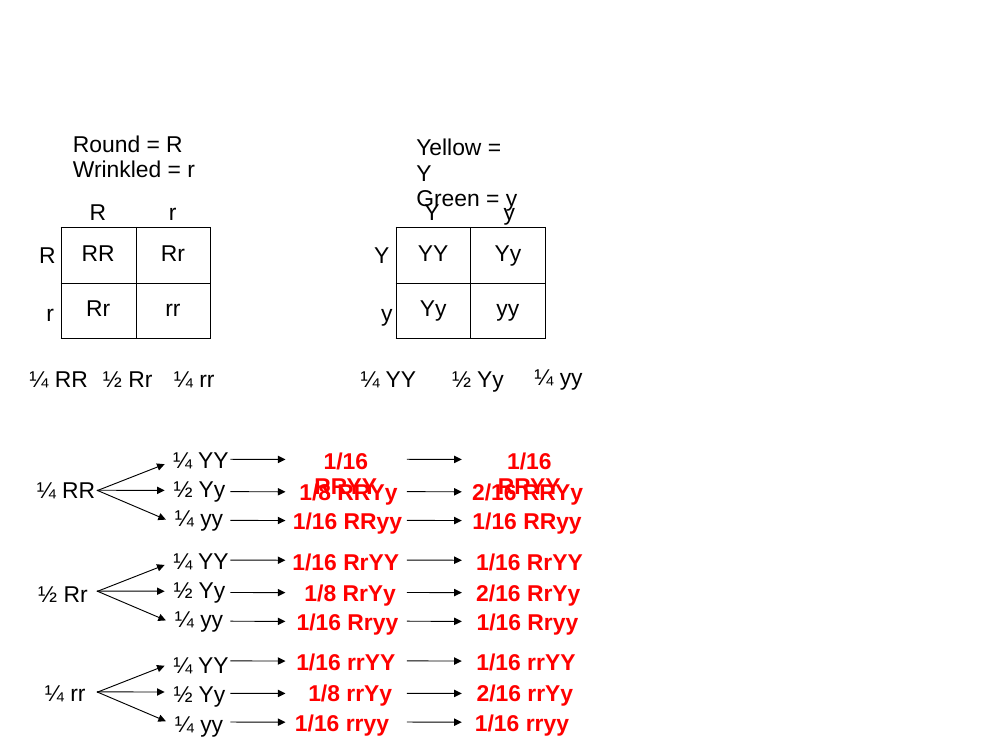
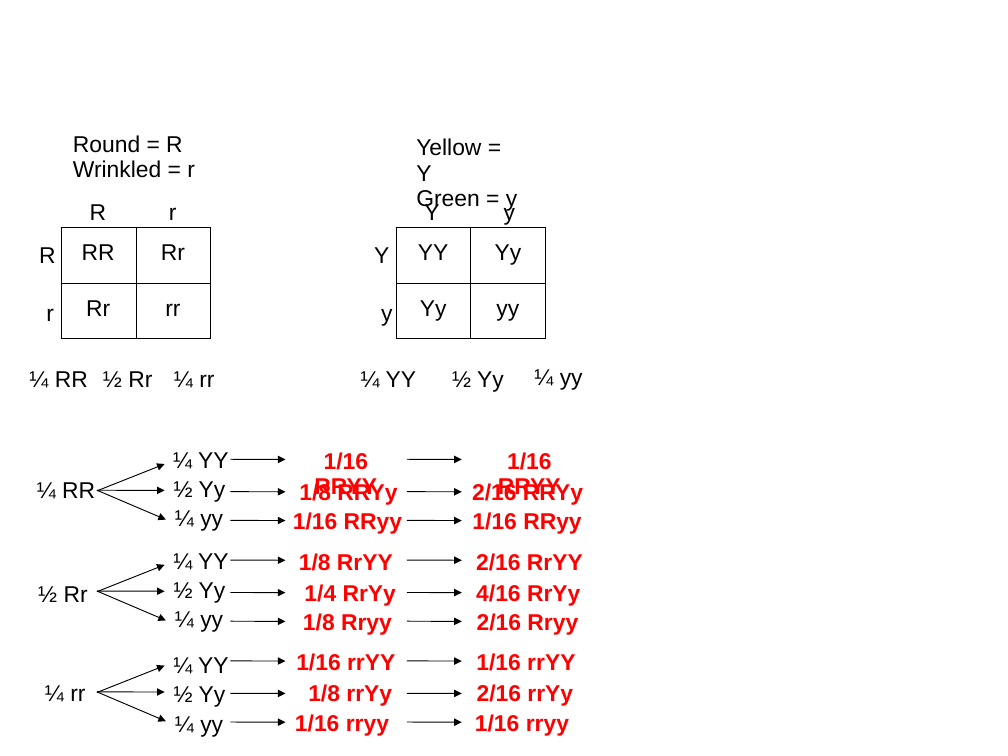
Before and after one commit to jeremyseto/bio-oer, a slide deck: slide 1 of figures/genetics/forked-line.ppt. Drawn at 1008x756 pixels with LibreOffice and Linux fonts; fonts in the diff are those of the drawing. Boxes give left, top, right and bottom in pixels: in the first picture for what was removed or moved away, otherwise in the second. Text is boxed around its words. In the diff, an @@ line names an element or a change of style, - is before the commit and + after.

```diff
--- a/figures/genetics/forked-line.ppt
+++ b/figures/genetics/forked-line.ppt
@@ text at [299,553,393,571]: text changed @@
-1/16 RrYY
+1/8 RrYY
@@ text at [476,553,583,571]: text changed @@
-1/16 RrYY
+2/16 RrYY
@@ text at [304,584,396,606]: text changed @@
-1/8 RrYy
+1/4 RrYy
@@ text at [476,584,580,606]: text changed @@
-2/16 RrYy
+4/16 RrYy
@@ text at [303,613,392,635]: text changed @@
-1/16 Rryy
+1/8 Rryy
@@ text at [477,613,578,635]: text changed @@
-1/16 Rryy
+2/16 Rryy
```
Also in this commit, not shown: 2 other files.
